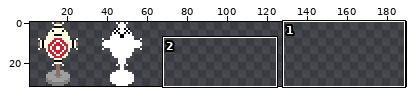
Sprite sheet, stored at Assets/Art/Enemy/Dummy/Dummy.png. Above: a wide view before the commit, with the close-up outlined.
Close-up. Old version:
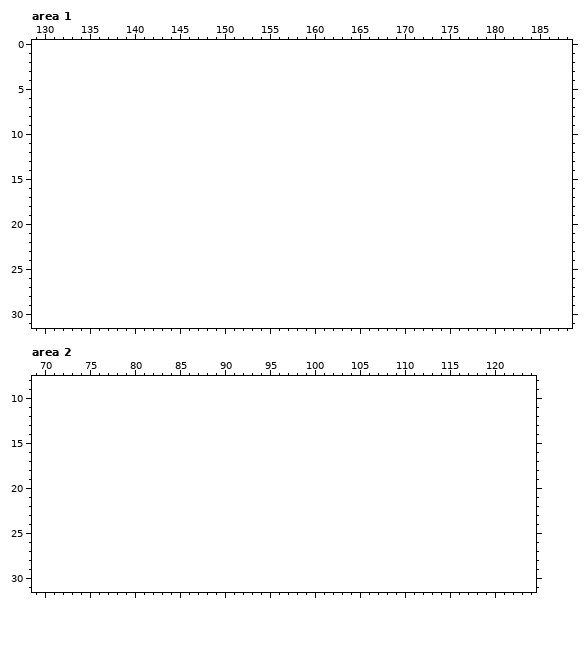
The file is 64x32 pixels. Shown: area 1: x 129..188, y 0..31; area 2: x 69..124, y 8..31. The old version is drawn lined up with the new one, on the new canvas. The wide view leaves out empty margins.
And afterwards:
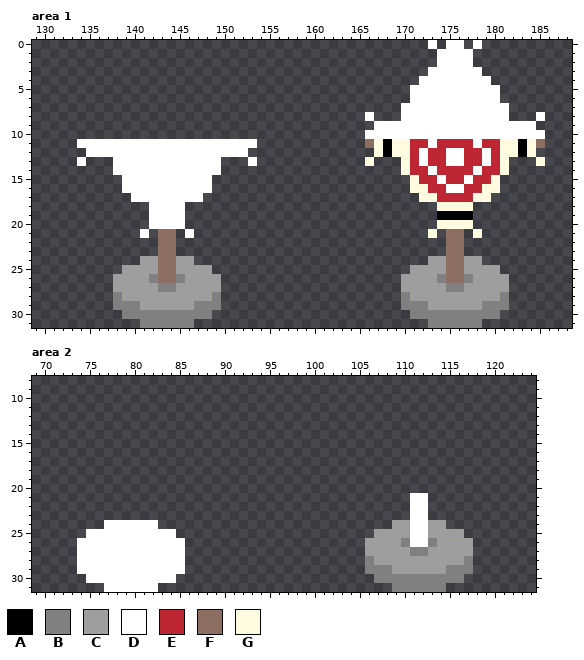
Palette (. is transparent): A #000000  B #808080  C #9e9e9e  D #ffffff  E #be2633  F #8d6e63  G #fffbe0
Difference:
canvas 64x32 -> 192x32
--- area 1
@@ x 129..188 @@
- 0 ............................................................
- 1 ............................................................
- 2 ............................................................
- 3 ............................................................
- 4 ............................................................
- 5 ............................................................
- 6 ............................................................
- 7 ............................................................
- 8 ............................................................
- 9 ............................................................
-10 ............................................................
-11 ............................................................
-12 ............................................................
-13 ............................................................
-14 ............................................................
-15 ............................................................
-16 ............................................................
-17 ............................................................
-18 ............................................................
-19 ............................................................
-20 ............................................................
-21 ............................................................
-22 ............................................................
-23 ............................................................
-24 ............................................................
-25 ............................................................
-26 ............................................................
-27 ............................................................
-28 ............................................................
-29 ............................................................
-30 ............................................................
-31 ............................................................
+ 0 ............................................D.DD.D..........
+ 1 .............................................DDDD...........
+ 2 .............................................DDDD...........
+ 3 ............................................DDDDDD..........
+ 4 ...........................................DDDDDDDD.........
+ 5 ..........................................DDDDDDDDDD........
+ 6 ..........................................DDDDDDDDDD........
+ 7 .........................................DDDDDDDDDDDD.......
+ 8 .....................................D...DDDDDDDDDDDD...D...
+ 9 ......................................DDDDDDDDDDDDDDDDDD....
+10 .....................................DDDDDDDDDDDDDDDDDDDD...
+11 .....DDDDDDDDDDDDDDDDDDDD............FGAGGEEDEEEEDEEGGAGF...
+12 ......DDDDDDDDDDDDDDDDDD..............GAGGEDEEDDEEDEGGAG....
+13 .....D...DDDDDDDDDDDD...D............G...GEDEEDDEEDEG...G...
+14 .........DDDDDDDDDDDD....................GEEDEEEEDEEG.......
+15 ..........DDDDDDDDDD......................GEEDEEDEEG........
+16 ..........DDDDDDDDDD......................GGEEDDEEGG........
+17 ...........DDDDDDDD........................GGEEEEGG.........
+18 .............DDDD............................GGGG...........
+19 .............DDDD............................AAAA...........
+20 .............DDDD............................GGGG...........
+21 ............D.FF.D..........................G.FF.G..........
+22 ..............FF..............................FF............
+23 ..............FF..............................FF............
+24 ............CCFFCC..........................CCFFCC..........
+25 ..........CCCCFFCCCC......................CCCCFFCCCC........
+26 .........CCCCBFFBCCCC....................CCCCBFFBCCCC.......
+27 .........CCCCCBBCCCCC....................CCCCCBBCCCCC.......
+28 .........BCCCCCCCCCCB....................BCCCCCCCCCCB.......
+29 .........BBBCCCCCCBBB....................BBBCCCCCCBBB.......
+30 ..........BBBBBBBBBB......................BBBBBBBBBB........
+31 ............BBBBBB..........................BBBBBB..........
--- area 2
@@ x 69..124 @@
 20 ........................................................
-21 ........................................................
-22 ........................................................
-23 ........................................................
-24 ........................................................
-25 ........................................................
-26 ........................................................
-27 ........................................................
-28 ........................................................
-29 ........................................................
-30 ........................................................
-31 ........................................................
+21 ..........................................DD............
+22 ..........................................DD............
+23 ..........................................DD............
+24 ........DDDDDD..........................CCDDCC..........
+25 ......DDDDDDDDDD......................CCCCDDCCCC........
+26 .....DDDDDDDDDDDD....................CCCCBDDBCCCC.......
+27 .....DDDDDDDDDDDD....................CCCCCBBCCCCC.......
+28 .....DDDDDDDDDDDD....................BCCCCCCCCCCB.......
+29 .....DDDDDDDDDDDD....................BBBCCCCCCBBB.......
+30 ......DDDDDDDDDD......................BBBBBBBBBB........
+31 ........DDDDDD..........................BBBBBB..........
Pixel boxes of the changes (left, top, right, bottom) in both close-ups:
added: (365, 40, 545, 328)
added: (77, 139, 257, 328)
added: (365, 493, 473, 592)
added: (77, 520, 185, 592)
